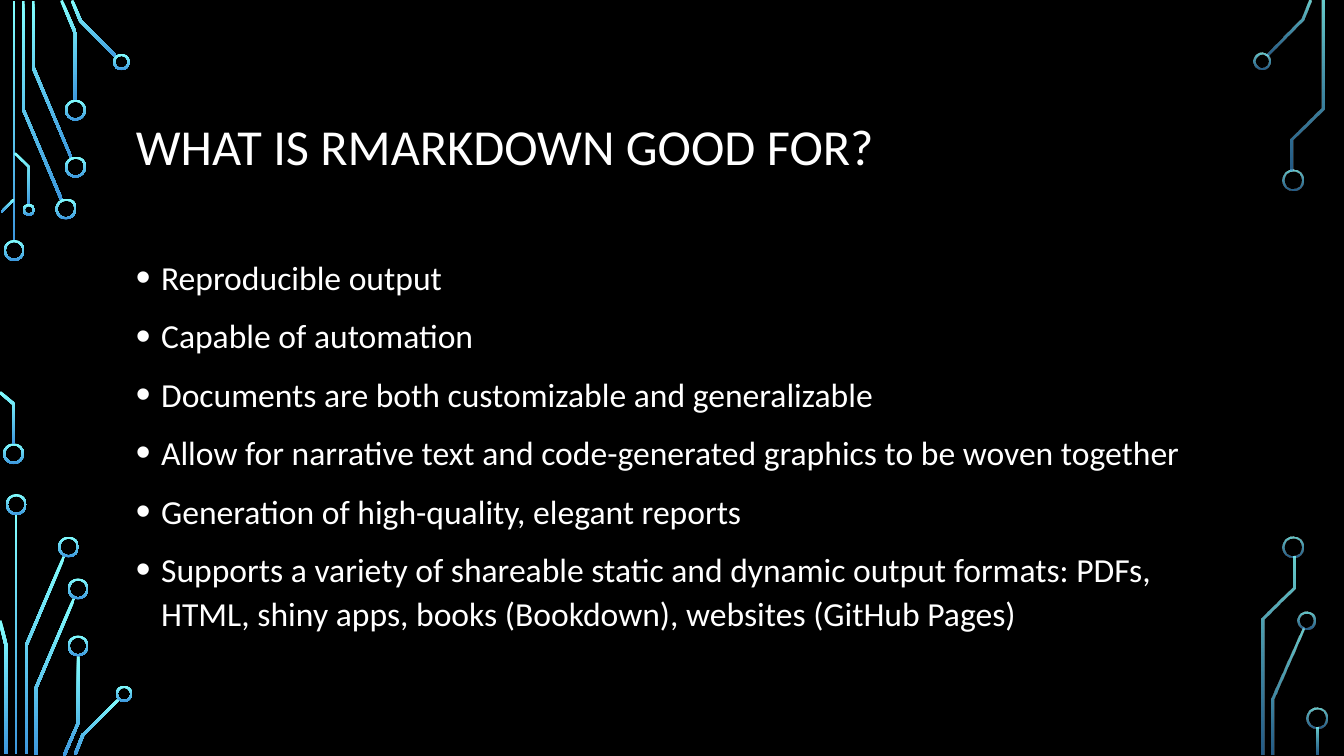
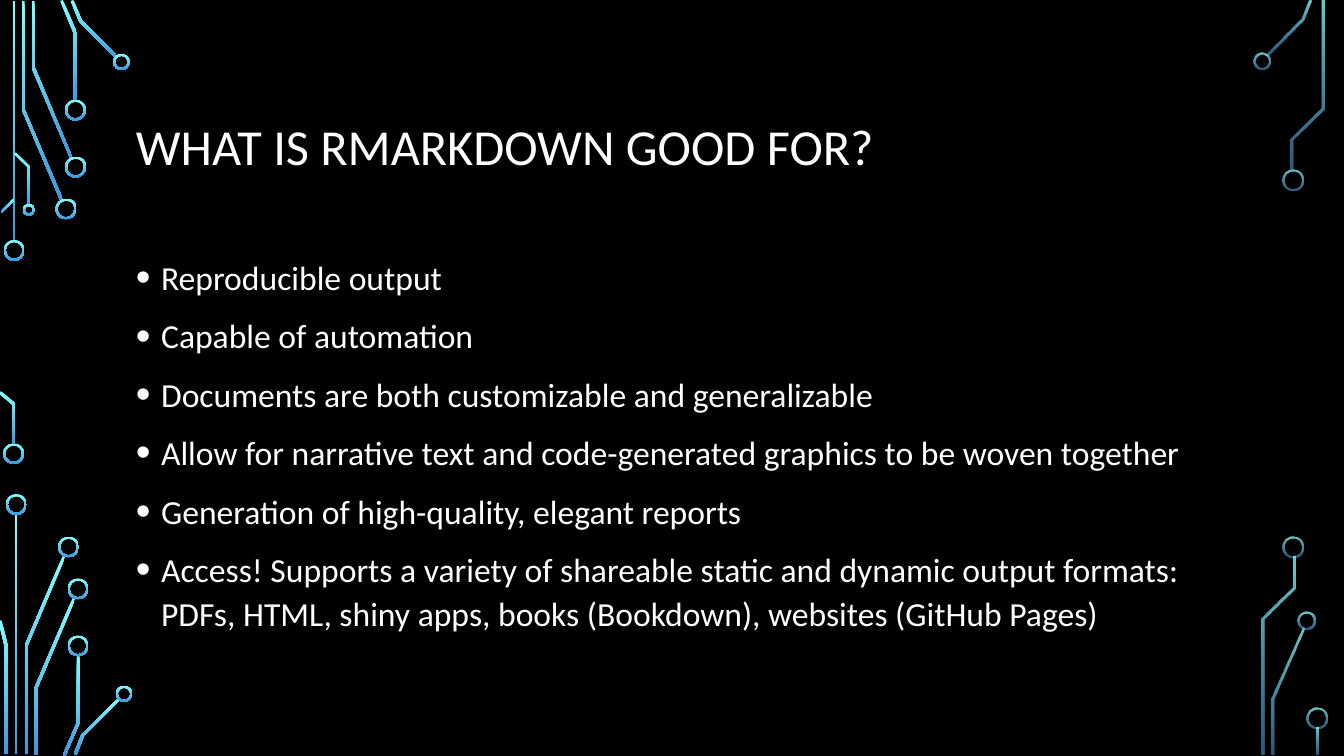
Before and after one commit to Smithsonian/SERC_data_science, a slide deck: slide 4 of Rmarkdown/SERC_Rmarkdown.pptx. Drawn at 1344x756 pixels with LibreOffice and Linux fonts; fonts in the diff are those of the drawing; background and template pictures are left out. Boxes give left, top, right and bottom in pixels: in the first picture for what was removed or moved away, otherwise in the second. Text is boxed around its words. In the diff, an @@ line names an element or a change of style, - is before the commit and + after.

```diff
--- a/Rmarkdown/SERC_Rmarkdown.pptx
+++ b/Rmarkdown/SERC_Rmarkdown.pptx
@@ text at (161,558,1178,632): text changed @@
-• Supports a variety of shareable static and dynamic output formats: PDFs, HTML, shiny apps, books (Bookdown), websites (GitHub Pages)
+• Access! Supports a variety of shareable static and dynamic output formats: PDFs, HTML, shiny apps, books (Bookdown), websites (GitHub Pages)
```
Also in this commit, not shown: 1 other slide changed, 10 other files.
